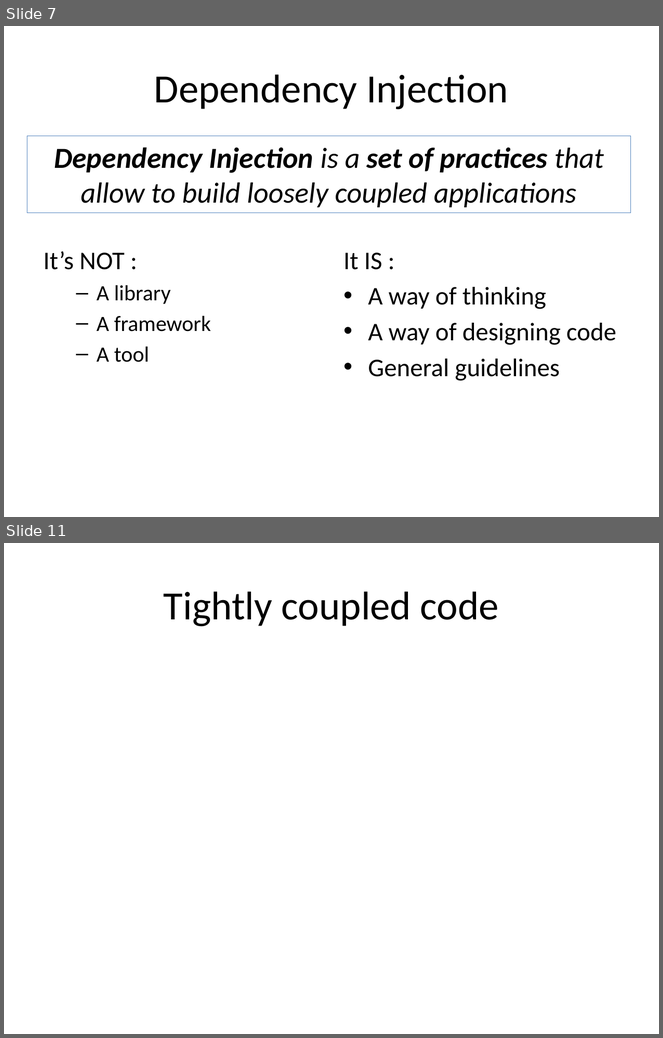
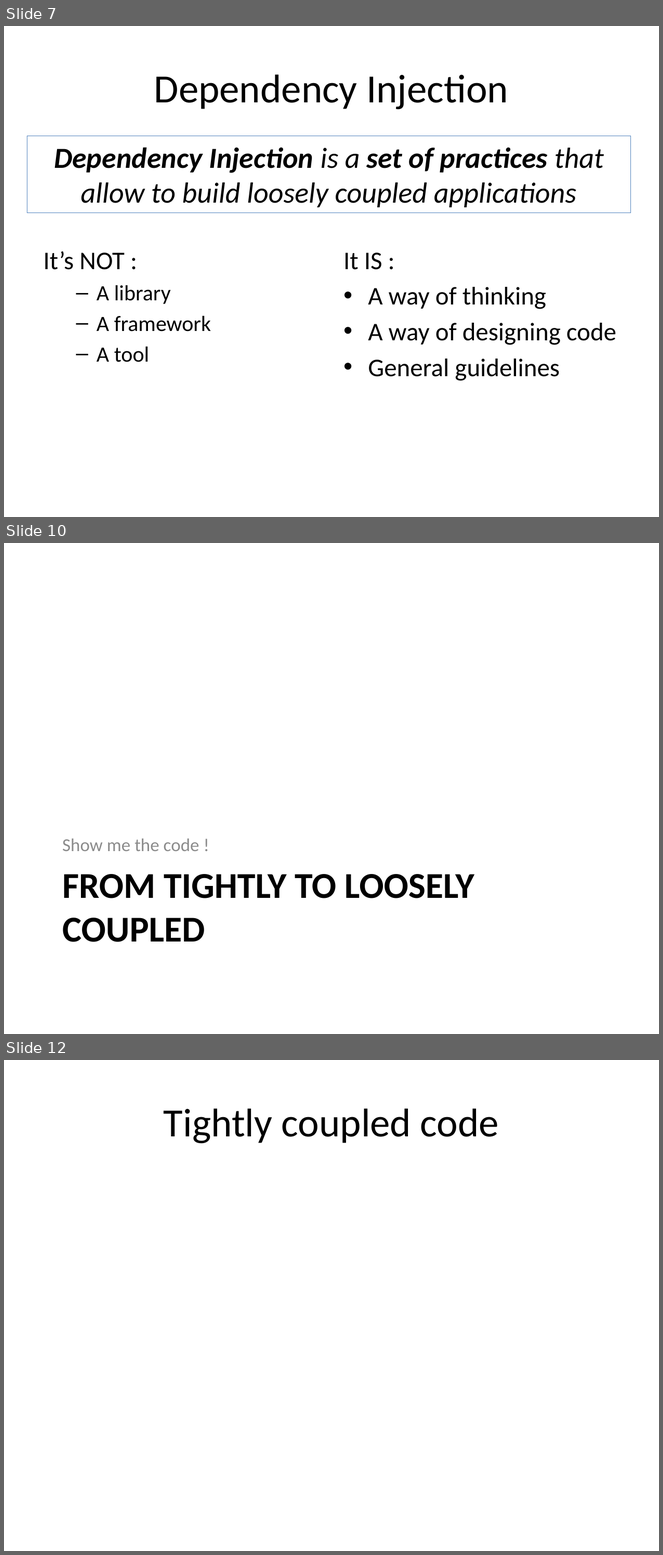
Before and after one commit to tsimbalar/DependencyInjectionTheRightWay, a slide deck: Dependency Injection - the right way.pptx. Shown one above the other, each under a label of ours: slides 7 and 11 before the commit, slides 7, 10 and 12 after it; the slides between them are not shown. The pictures are 663x1038 and 663x1555 pixels, drawn with LibreOffice and Linux fonts; fonts in the diff are those of the drawing. Boxes give left, top, right and bottom in pixels: in the first picture for what was removed or moved away, otherwise in the second. Text is boxed around its words. In the diff, an @@ line names an element or a change of style, - is before the commit and + after.

```diff
--- a/Dependency Injection - the right way.pptx
+++ b/Dependency Injection - the right way.pptx
@@ slide 10 added at [4,543,659,1034], background #FFFFFF @@
@@ text added at [62,839,200,851], 20 pt, text #8C8C8C @@
+Show me the code !
@@ title added at [62,874,475,942], 40 pt, text #000000, bold @@
+FROM TIGHTLY TO LOOSELY COUPLED
@@ what was slide 11 is now slide 12 @@
```
Also in this commit, not shown: 3 slides changed, 1 other slide added, 1 slide removed.
